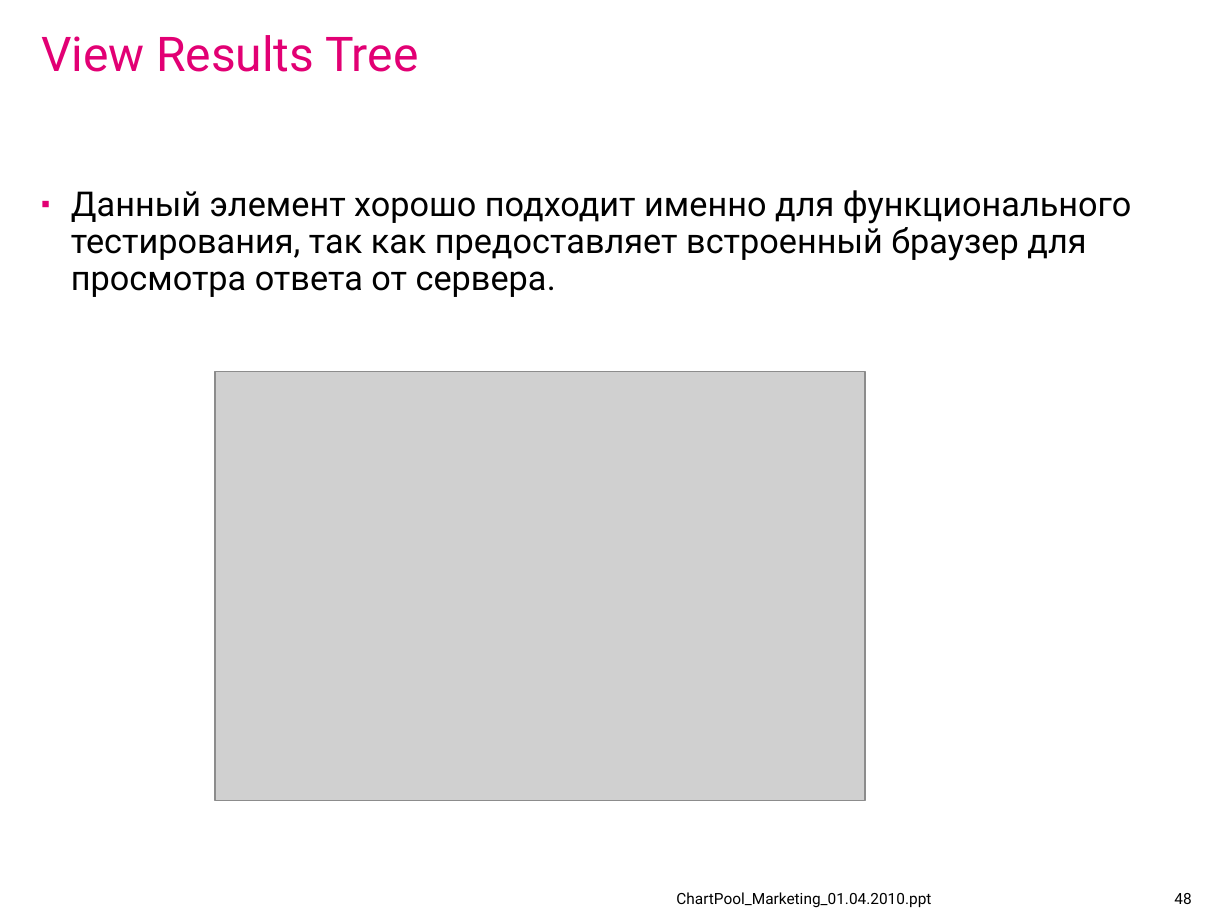
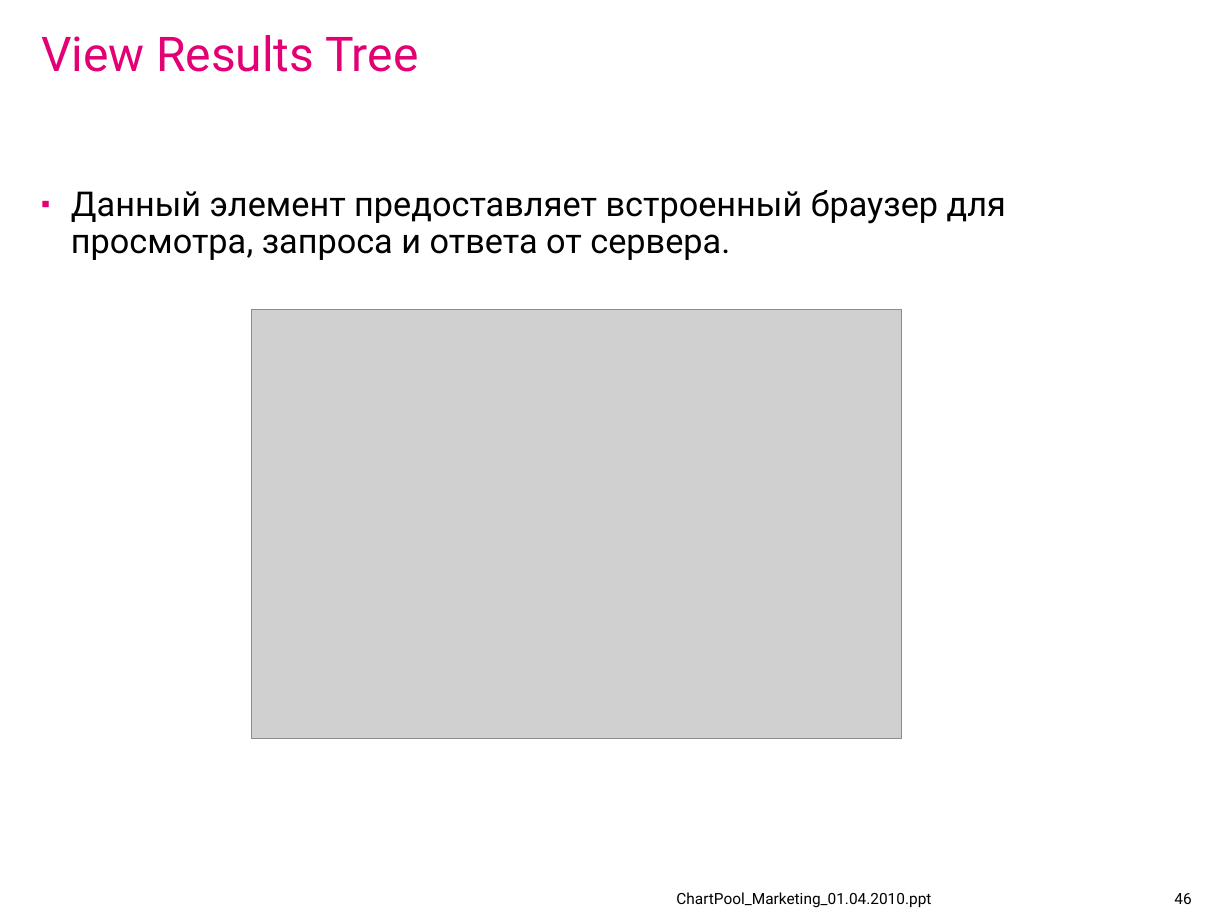
Before and after one commit to IvanCS/JMeterAvtoTestingDemo, a slide deck: slide 46 of documents/presentation.ppt (slide 48 before the commit). Drawn at 1232x924 pixels with LibreOffice and Linux fonts; fonts in the diff are those of the drawing; grey boxes stand for pictures; background and template pictures are left out. Boxes give left, top, right and bottom in pixels: in the first picture for what was removed or moved away, otherwise in the second. Text is boxed around its words. In the diff, an @@ line names an element or a change of style, - is before the commit and + after.

```diff
--- a/documents/presentation.ppt
+++ b/documents/presentation.ppt
@@ text at (71, 190, 1006, 260): text changed @@
-▪ Данный элемент хорошо подходит именно для функционального тестирования, так как предоставляет встроенный браузер для просмотра ответа от сервера.
+▪ Данный элемент предоставляет встроенный браузер для просмотра, запроса и ответа от сервера.
@@ picture: place and size @@
-picture at (214, 372, 865, 801)
+picture at (251, 309, 902, 738)
@@ page number at (1174, 893, 1191, 904): text changed @@
-48
+46
```
Also in this commit, not shown: 29 other slides changed, 4 slides added, 6 slides removed.
